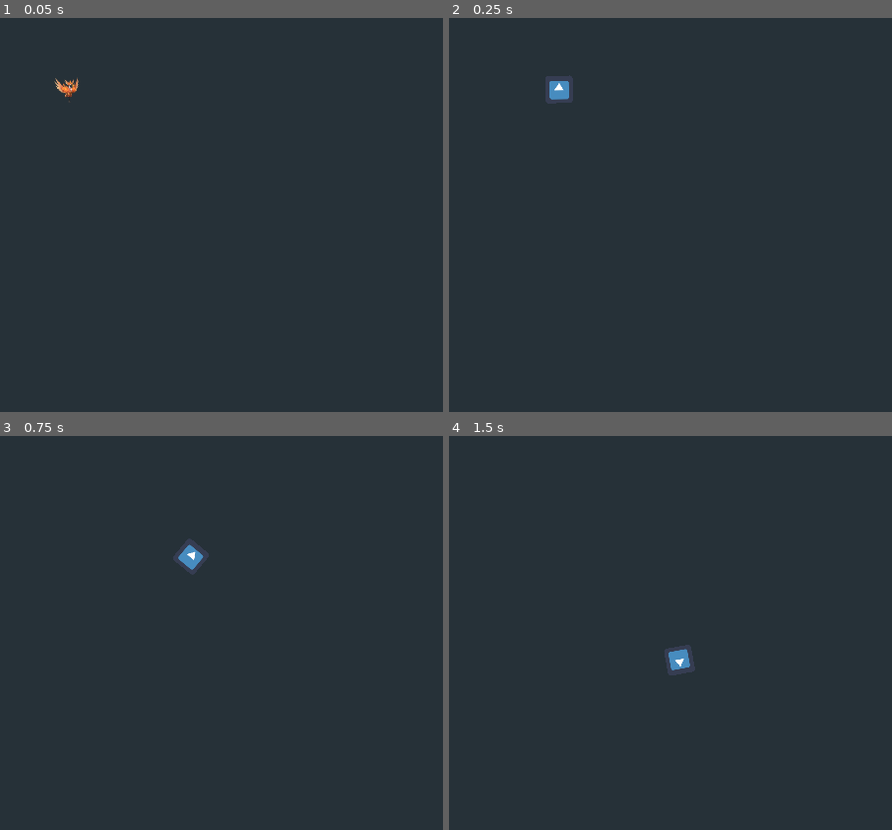
Above: before the commit, frames 1-4 (two rows, left to right).
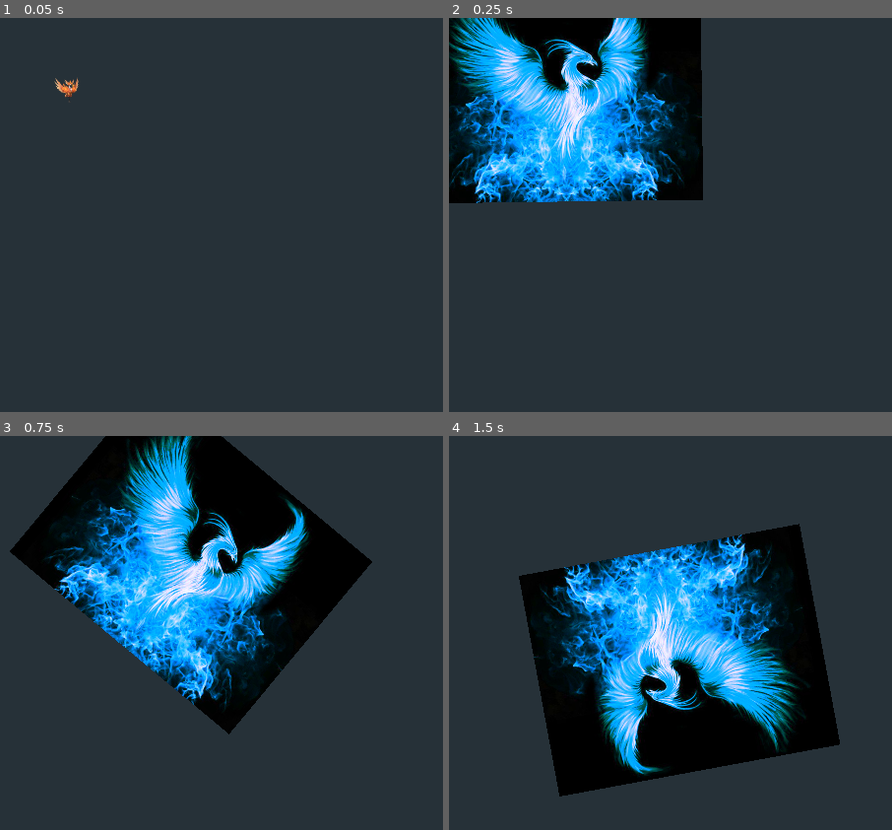
Above: after the commit, the same moments.

Repository: MateusdosAnjos/MAC0499
Game: Godot game, scene res://Sandbox/PathFollow.tscn
Two runs of this game, one before a commit and one after it. Both use one fixed random seed, a clock stepped at 60 frames per second and the inputs below. This scene is started directly instead of the project's main scene. The engine's default icon, where the game draws it, is replaced by a stand-in: a white triangle on a blue panel in a dark square.
Inputs (mouse positions are in pixels of both pictures, inside the frame that each line leads up to):
- Up to frame 1 (0.05 s): no input
- Up to frame 2 (0.25 s): no input
- Up to frame 3 (0.75 s): move the mouse to (outside the picture) at 0.52 s; hold Right (ui_right) from 0.53 s (still down); click (outside the picture) at 0.6 s
- Up to frame 4 (1.5 s): move the mouse to (683, 652) at 1.27 s; release Right (ui_right) at 1.28 s; hold Down (ui_down) from 1.28 s (still down); click (683, 652) at 1.35 s

Frame 1 is identical in both runs. In frame 2, 27% of the frame differs, in the area x 0-58%, y 0-47%; in frame 3, 35%; in frame 4, 37%, in the area x 15-89%, y 22-92%.

Commit message:
Melhorado as texturas teste
Signed-off-by: MateusdosAnjos <mateus.a.anjos@gmail.com>

Diff:
--- a/Phoenix Rising/Sprite.gd
+++ b/Phoenix Rising/Sprite.gd
@@ -1,6 +1,6 @@
 extends Sprite
 
-onready var texture1 = preload("res://Acessorios/art/icon.png")
+onready var texture1 = preload("res://Acessorios/art/BluePhoenixLogo.png")
 onready var texture2 = preload("res://Acessorios/art/PhoenixLogo.png")
 
 var i = 0
